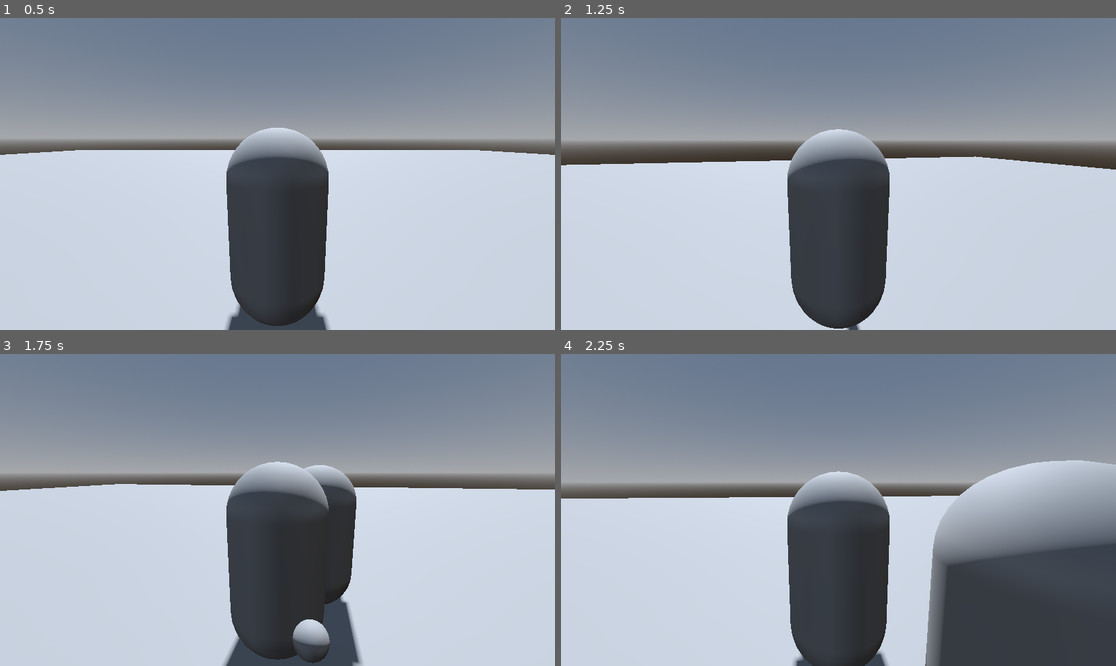
Above: before the commit, frames 1-4 (two rows, left to right).
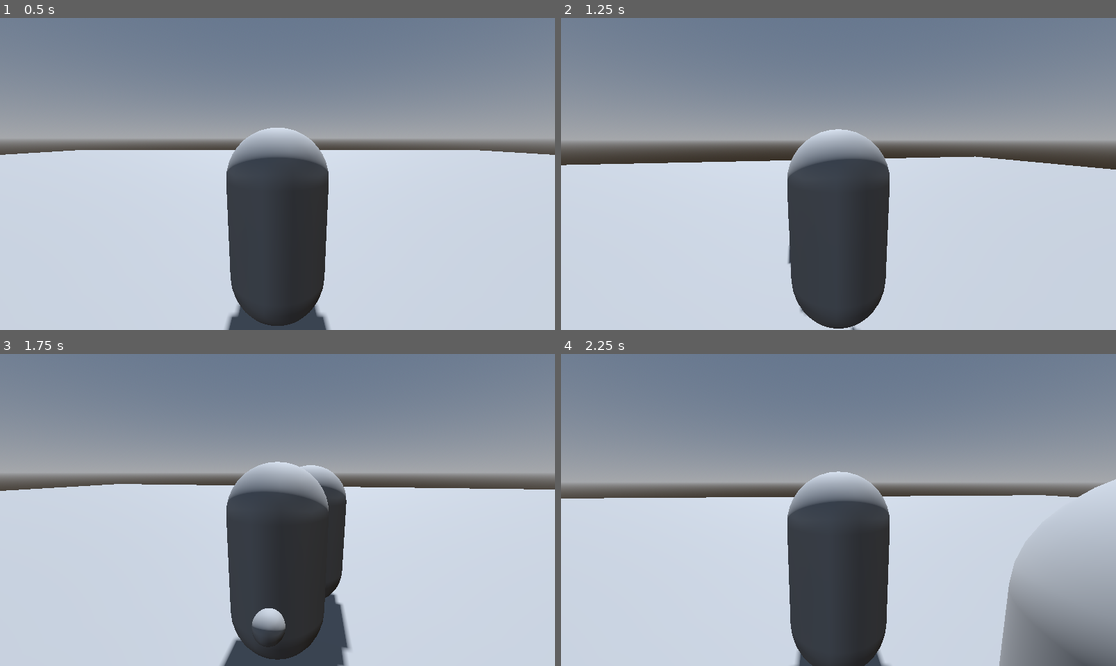
Above: after the commit, the same moments.

Repository: userext122021/godot_rpg_project
Game: Godot game, scene res://main.tscn
Two runs of this game, one before a commit and one after it. Both use one fixed random seed, a clock stepped at 60 frames per second and the inputs below.
Inputs (mouse positions are in pixels of both pictures, inside the frame that each line leads up to):
- Up to frame 1 (0.5 s): no input
- Up to frame 2 (1.25 s): tap Enter at 0.5 s; move the mouse to (866, 174) at 0.52 s; hold W (move_forward) from 0.53 s (still down); tap E (interact) at 0.6 s; tap Space (jump) at 0.77 s
- Up to frame 3 (1.75 s): keep holding W (move_forward); move the mouse to (249, 510) at 1.27 s; click (249, 510) at 1.35 s; tap Space (jump) at 1.52 s; tap E (interact) at 1.55 s
- Up to frame 4 (2.25 s): keep holding W (move_forward); move the mouse to (849, 503) at 2.02 s; tap E (interact) at 2.1 s

Frame 1 is identical in both runs. In frame 2, less than 0.1% of the frame differs, in the area x 40-54%, y 57-100%; in frame 3, 2.4%; in frame 4, 20%, in the area x 7-100%, y 34-100%.

Commit message:
фиксы по мелочи

Diff:
--- /dev/null
+++ b/examples/example_scene/default_pickable.tres
@@ -0,0 +1,7 @@
+[gd_resource type="Resource" script_class="PickableData" load_steps=2 format=3 uid="uid://bphbvx3aivcf7"]
+
+[ext_resource type="Script" uid="uid://cfm5bwss6j1sn" path="res://world_objects/pickable/pickable_data.gd" id="1_ghtsb"]
+
+[resource]
+script = ExtResource("1_ghtsb")
+metadata/_custom_type_script = "uid://cfm5bwss6j1sn"
--- /dev/null
+++ b/examples/example_scene/example_player.gd
@@ -0,0 +1,8 @@
+extends Player
+
+
+func _ready():
+	super._ready()
+	var pickable_scene=load("res://examples/example_scene/default_pickable.tres")
+	var pickable:PickableData=pickable_scene.duplicate()
+	$Inventory.add_item_data(pickable)
--- /dev/null
+++ b/examples/example_scene/example_player.tscn
@@ -0,0 +1,25 @@
+[gd_scene load_steps=8 format=3 uid="uid://djphclfgekh58"]
+
+[ext_resource type="PackedScene" uid="uid://bka5xkdn0m6fa" path="res://world_objects/entities/player/player.tscn" id="1_pmdal"]
+[ext_resource type="Script" uid="uid://cs4l3r1tvm53j" path="res://examples/example_scene/example_player.gd" id="2_e3ugx"]
+[ext_resource type="Script" uid="uid://bwgfc7v7io1hh" path="res://world_objects/entities/stats_data.gd" id="3_e3ugx"]
+[ext_resource type="PackedScene" uid="uid://bihegv11tkr1n" path="res://world_objects/weapon/base_weapon.tscn" id="4_q21gh"]
+[ext_resource type="Script" uid="uid://dsyhdks3kftvo" path="res://world_objects/weapon/weapon_data.gd" id="5_bvjqf"]
+
+[sub_resource type="Resource" id="Resource_ouwa7"]
+script = ExtResource("3_e3ugx")
+metadata/_custom_type_script = "uid://bwgfc7v7io1hh"
+
+[sub_resource type="Resource" id="Resource_byw34"]
+script = ExtResource("5_bvjqf")
+damage = 7.0
+metadata/_custom_type_script = "uid://dsyhdks3kftvo"
+
+[node name="ExamplePlayer" node_paths=PackedStringArray("weapon") instance=ExtResource("1_pmdal")]
+script = ExtResource("2_e3ugx")
+stats_data = SubResource("Resource_ouwa7")
+weapon = NodePath("BaseWeapon")
+
+[node name="BaseWeapon" parent="." index="7" instance=ExtResource("4_q21gh")]
+transform = Transform3D(1, 0, 0, 0, 1, 0, 0, 0, 1, 0, 1.2, 0)
+data = SubResource("Resource_byw34")
--- a/examples/example_scene/example_scene.tscn
+++ b/examples/example_scene/example_scene.tscn
@@ -1,6 +1,5 @@
-[gd_scene load_steps=22 format=3 uid="uid://bh5jh50ap76ej"]
+[gd_scene load_steps=20 format=3 uid="uid://bh5jh50ap76ej"]
 
-[ext_resource type="PackedScene" uid="uid://djphclfgekh58" path="res://examples/example_scene/player.tscn" id="1_1kmlx"]
 [ext_resource type="Script" uid="uid://q7fccvffph2x" path="res://examples/example_scene/example_scene.gd" id="1_n2gaa"]
 [ext_resource type="Script" uid="uid://bwgfc7v7io1hh" path="res://world_objects/entities/stats_data.gd" id="2_vx6j6"]
 [ext_resource type="PackedScene" uid="uid://bu0dr0fcl6bph" path="res://world_objects/props/base_prop.tscn" id="4_3wino"]
@@ -10,6 +9,7 @@
 [ext_resource type="Script" uid="uid://dsyhdks3kftvo" path="res://world_objects/weapon/weapon_data.gd" id="8_wh25s"]
 [ext_resource type="PackedScene" uid="uid://d1pyrlgd5n7j6" path="res://ui/ui.tscn" id="9_3j6rv"]
 [ext_resource type="PackedScene" uid="uid://dyj5ecitscci1" path="res://world_objects/pickable/base_pickable.tscn" id="10_5j028"]
+[ext_resource type="PackedScene" uid="uid://djphclfgekh58" path="res://examples/example_scene/example_player.tscn" id="11_kwhvy"]
 [ext_resource type="Script" uid="uid://cfm5bwss6j1sn" path="res://world_objects/pickable/pickable_data.gd" id="11_wvpry"]
 
 [sub_resource type="ProceduralSkyMaterial" id="ProceduralSkyMaterial_wh25s"]
@@ -27,23 +27,11 @@
 [sub_resource type="BoxShape3D" id="BoxShape3D_vx6j6"]
 size = Vector3(64, 1, 64)
 
-[sub_resource type="Resource" id="Resource_bqblc"]
-script = ExtResource("2_vx6j6")
-entity_name = "player"
-entity_category = "player"
-hp = null
-stamina = null
-metadata/_custom_type_script = "uid://bwgfc7v7io1hh"
-
-[sub_resource type="Resource" id="Resource_wh25s"]
-script = ExtResource("8_wh25s")
-metadata/_custom_type_script = "uid://dsyhdks3kftvo"
-
-[sub_resource type="Resource" id="Resource_k3qqm"]
+[sub_resource type="Resource" id="Resource_wvpry"]
 script = ExtResource("2_vx6j6")
 speed = 2.0
-hp = null
-stamina = null
+max_hp = 20.0
+hp = 20.0
 metadata/_custom_type_script = "uid://bwgfc7v7io1hh"
 
 [sub_resource type="Resource" id="Resource_3j6rv"]
@@ -73,14 +61,6 @@
 transform = Transform3D(1, 0, 0, 0, 1, 0, 0, 0, 1, 0, -0.5, 0)
 shape = SubResource("BoxShape3D_vx6j6")
 
-[node name="Player" parent="." node_paths=PackedStringArray("weapon") instance=ExtResource("1_1kmlx")]
-stats_data = SubResource("Resource_bqblc")
-weapon = NodePath("BaseWeapon")
-
-[node name="BaseWeapon" parent="Player" instance=ExtResource("7_bqblc")]
-transform = Transform3D(1, 0, 0, 0, 1, 0, 0, 0, 1, 0, 1, 0)
-data = SubResource("Resource_wh25s")
-
 [node name="BaseProp" parent="." instance=ExtResource("4_3wino")]
 transform = Transform3D(1, 0, 0, 0, 1, 0, 0, 0, 1, 0, 0, 9)
 
@@ -88,17 +68,17 @@
 
 [node name="BaseEnemy" parent="." instance=ExtResource("6_k3qqm")]
 transform = Transform3D(1, 0, 0, 0, 1, 0, 0, 0, 1, 0, 0, -9)
-stats_data = SubResource("Resource_k3qqm")
+stats_data = SubResource("Resource_wvpry")
 
 [node name="BaseWeapon" parent="BaseEnemy" instance=ExtResource("7_bqblc")]
 transform = Transform3D(1, 0, 0, 0, 1, 0, 0, 0, 1, 0, 1, 0)
 data = SubResource("Resource_3j6rv")
 
 [node name="Ui" parent="." node_paths=PackedStringArray("player") instance=ExtResource("9_3j6rv")]
-player = NodePath("../Player")
+player = NodePath("../ExamplePlayer")
 
 [node name="BasePickable" parent="." instance=ExtResource("10_5j028")]
 transform = Transform3D(1, 0, 0, 0, 1, 0, 0, 0, 1, 5, 0, 0)
 data = SubResource("Resource_kwhvy")
 
-[connection signal="state_changed" from="Player" to="." method="_on_player_state_changed"]
+[node name="ExamplePlayer" parent="." instance=ExtResource("11_kwhvy")]
--- a/examples/example_scene/player.tscn
+++ /dev/null
@@ -1,5 +0,0 @@
-[gd_scene load_steps=2 format=3 uid="uid://djphclfgekh58"]
-
-[ext_resource type="PackedScene" uid="uid://bka5xkdn0m6fa" path="res://world_objects/entities/player/player.tscn" id="1_1lncs"]
-
-[node name="Player" instance=ExtResource("1_1lncs")]
--- a/world_objects/entities/base_entity.gd
+++ b/world_objects/entities/base_entity.gd
@@ -2,6 +2,7 @@
 class_name BaseEntity
 
 signal state_changed(new_state:State,old_state:State)
+signal entity_died(entity_name:String,entity_category:String)
 
 enum State {IDLE,WALK,RUN,JUMP,EXT}
 
@@ -66,9 +67,17 @@
 	stats.take_damage(damage)
 
 func attack():
-
 	if weapon:
 		if weapon.can_attck():
 			print("DEBUG: attack")
 			is_attacking=true
 			weapon.attack()
+
+func die():
+	entity_died.emit(stats.data.entity_name,stats.data.entity_category)
+	queue_free()
+
+
+func _on_stats_control_died() -> void:
+	die()
+	pass # Replace with function body.
--- a/world_objects/entities/base_entity.tscn
+++ b/world_objects/entities/base_entity.tscn
@@ -21,3 +21,5 @@
 [node name="StatsControl" parent="." instance=ExtResource("2_mkgnr")]
 
 [node name="Pivot" type="Marker3D" parent="."]
+
+[connection signal="died" from="StatsControl" to="." method="_on_stats_control_died"]
--- a/world_objects/entities/inventory.gd
+++ b/world_objects/entities/inventory.gd
@@ -1,14 +1,23 @@
 extends Node
 class_name Inventory
 
+signal item_used(item_name:String)
+
 var items = {} # Формат: {"wood": 10.0}
 var recipes = {} # Формат: {"axe": RecipeData}
+var items_data={}
+
 
 func add_item(item_name: String, amount: float):
 	if items.has(item_name):
 		items[item_name] += amount
 	else:
 		items[item_name] = amount
+
+func add_item_data(data:PickableData):
+	if items_data.has(data.pickable_name):
+		return
+	items_data[data.pickable_name]=data.duplicate()
 
 func remove_item(item_name: String, amount: float):
 	if items.has(item_name):
@@ -53,3 +62,13 @@
 
 func add_recipe(recipe_name: String, recipe_data: RecipeData):
 	recipes[recipe_name] = recipe_data
+
+
+func use_item(item_name:String):
+	if not has_item(item_name):
+		return
+	if items_data.has(item_name):
+		var data:PickableData=items_data[item_name]
+		if data.is_usable:
+			remove_item(item_name,1.0)
+			item_used.emit(item_name)
--- a/world_objects/entities/player/player.gd
+++ b/world_objects/entities/player/player.gd
@@ -29,11 +29,12 @@
 func check_interaction(delta):
 	if $InteractRay.is_colliding():
 		var i_body:Node3D=$InteractRay.get_collider()
-		if i_body.has_node("Interactable"):
-			var i:Interactable=i_body.get_node("Interactable")
-			interactable=i
-			$InteractRay/Label3D.text=i.interact_text
-			$InteractRay/Label3D.show()
+		if i_body:
+			if i_body.has_node("Interactable"):
+				var i:Interactable=i_body.get_node("Interactable")
+				interactable=i
+				$InteractRay/Label3D.text=i.interact_text
+				$InteractRay/Label3D.show()
 
 	else:
 		interactable=null
@@ -51,8 +52,8 @@
 	if not is_on_floor():
 		velocity.y += get_gravity().y * delta
 
-
-	check_interaction(delta)
+	if $InteractRay.is_colliding():
+		check_interaction(delta)
 	if Input.is_action_just_pressed("interact"):
 		interact()
 	if Input.is_action_just_pressed("show_inventory"):
--- a/world_objects/entities/stats_data.gd
+++ b/world_objects/entities/stats_data.gd
@@ -11,8 +11,8 @@
 @export var tmp_stamina:float=0
 @export var regen_hp_per_second:float=1
 @export var regen_stamina_per_second:float=1
-@export var max_stamina:float=100
-@export var hp:float=max_hp
-@export var stamina:float=max_stamina
+@export var max_stamina:float=50
+@export var hp:float=100.0
+@export var stamina:float=50.0
 @export var state_timers:Dictionary={"poisoned":0,"radiation":0}
 @export var detection_radius:float=20
--- a/world_objects/pickable/pickable_data.gd
+++ b/world_objects/pickable/pickable_data.gd
@@ -4,3 +4,4 @@
 
 @export var pickable_name:String="unknown_pickable"
 @export var pickable_category:String="unknown_pickable_category"
+@export var is_usable:bool=true
Not shown, added: examples/example_scene/example_player.gd.uid
